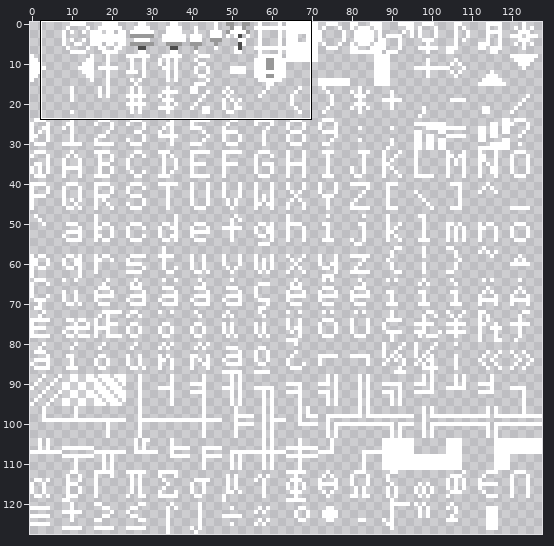
Pixel-art file: assets/zara_tiled.aseprite. Above: a wide view before the commit, with the close-up outlined.
Close-up. Before:
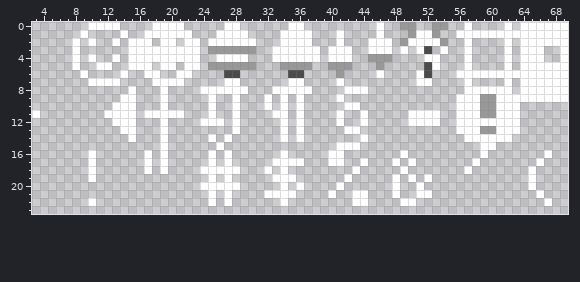
128x128 pixels, 1 frame. Shown: x 3..69, y 0..23.
After:
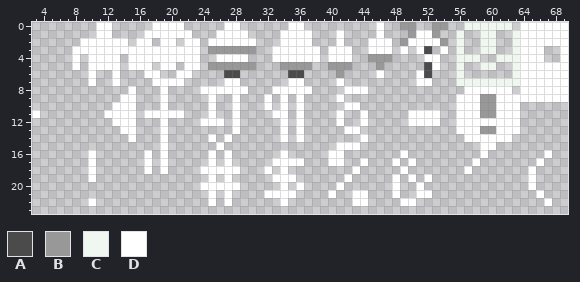
Palette (. is transparent): A #4b4b4b  B #989898  C #f0f6f0  D #ffffff
From the commit log: - implemented rudimentary camera system - added more graphical tiles to the font
What changed:
--- layers "Layer 2", "Layer 1 Copy"
@@ x 3..69 @@
- 0 .......DDDD....DDDD.....DD......DD.........D..BB..BB..D....D.DDDDDD
- 1 ......D....D..DDDDDD...DDDD....DDDD...D....D...BDDB..DDDDDDDDDDDDDD
- 2 .....D.D..D.DDD.DD.DD.DDDDDD...DDDD...D...DDD.BDDDDB..D....D.DDDDDD
- 3 .....D......DDDDDDDDD.BBBBBB..DDDDDD.DDD..DDD.D.DA.D..D....D.DDD..D
- 4 .....D.D..D.DDDDDDDDD..DDDD...DDDDDD.DDD..BBB....DD...D....D.DDD..D
- 5 .....D..DD..DDD.DD.DD.BBBBBB...BBBB..BBB...B.....AD...D....D.DDDDDD
- 6 ......D....D..DD..DD....AA......AA....B....D....DA...DDDDDDDDDDDDDD
- 7 .......DDDD....DDDD.....DD......DD....D.........DD....D....D.DDDDDD
+ 0 ........DD.....DDDD.....DD......DD.........D..BB..BB..CCCCCC.DDDDDD
+ 1 ........DD....DDDDDD...DDDD....DDDD...D....D...BDDB..C..CC..CDDDDDD
+ 2 ......DDDDDD.DD.DD.DD.DDDDDD...DDDD...D...DDD.BDDDDB.C..CC..CDDDDDD
+ 3 .....DDDDDDDDDDDDDDDD.BBBBBB..DDDDDD.DDD..DDD.D.DA.D.C..CC..CDDD..D
+ 4 .....D.DDDD.DDDDDDDDD..DDDD...DDDDDD.DDD..BBB....DD..CCC..CCCDDD..D
+ 5 .....D.DDDD.DDD.DD.DD.BBBBBB...BBBB..BBB...B.....AD..C..CC..CDDDDDD
+ 6 .......D..D...DD..DD....AA......AA....B....D....DA...C......CDDDDDD
+ 7 .......D..D....DDDD.....DD......DD....D.........DD...CCCCCCCCDDDDDD
  8 ............D...D....DDDDDD...DDDDD....DDD............DDDDDD.DDDDDD
